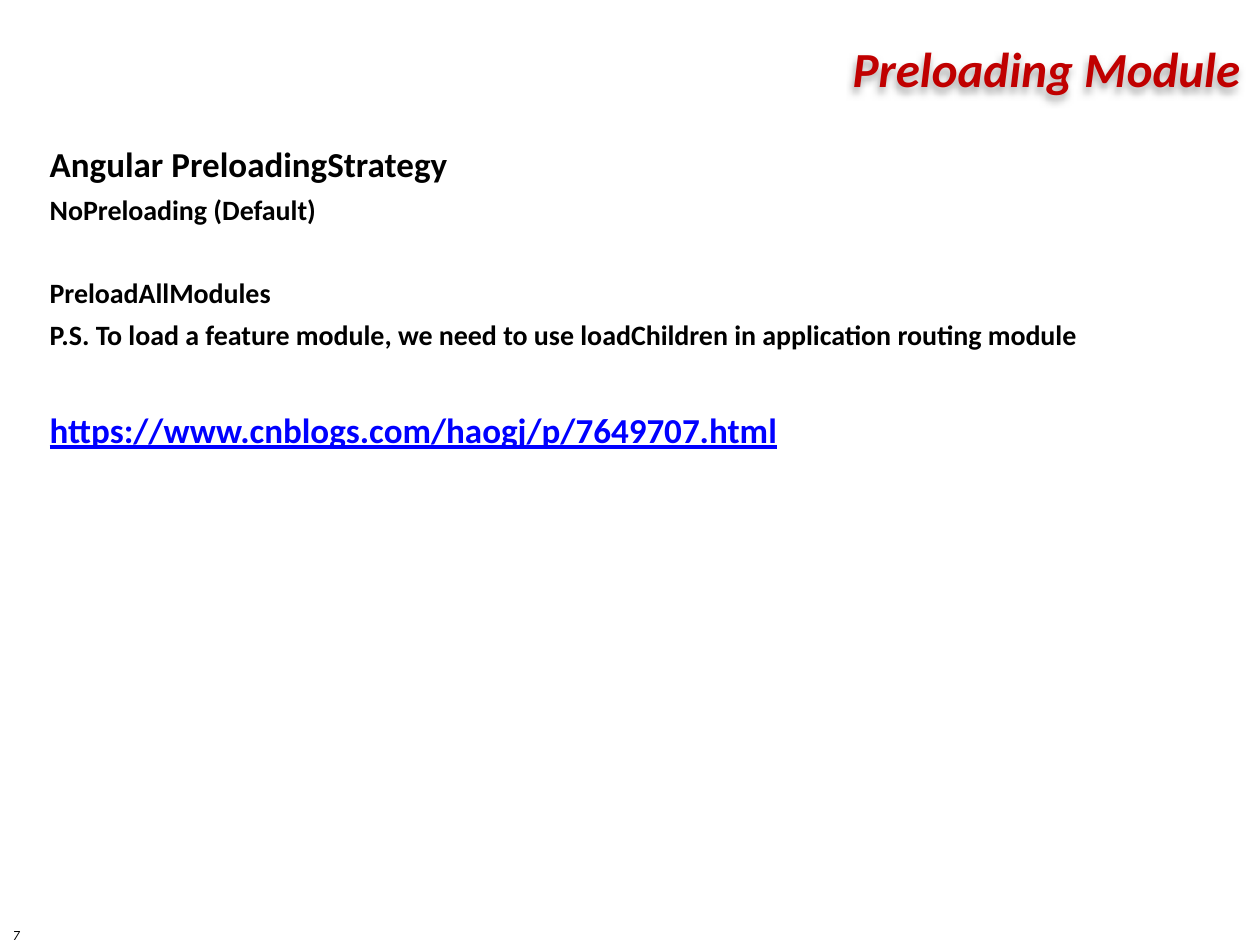
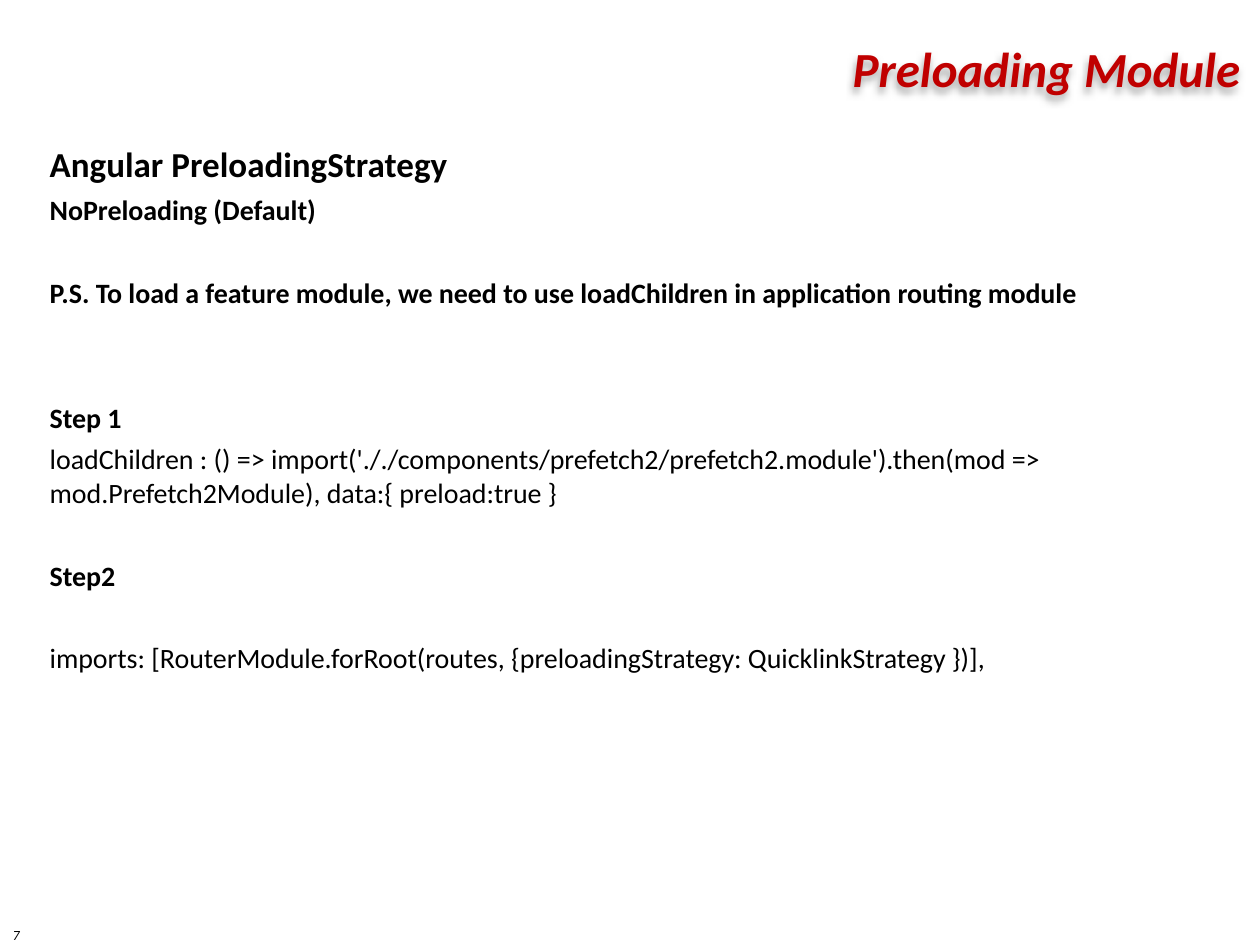
Before and after one commit to markku636/angular8study, a slide deck: slide 7 of ppt/angular_performance.pptx. Drawn at 1260x945 pixels with LibreOffice and Linux fonts; fonts in the diff are those of the drawing; background and template pictures are left out. Boxes give left, top, right and bottom in pixels: in the first picture for what was removed or moved away, otherwise in the second. Text is boxed around its words. In the diff, an @@ line names an element or a change of style, - is before the commit and + after.

```diff
--- a/ppt/angular_performance.pptx
+++ b/ppt/angular_performance.pptx
@@ text at [50, 283, 271, 304]: paragraph removed @@
-PreloadAllModules
@@ text at [50, 409, 1005, 673]: text changed; size 20 to 16 pt; text colour #0000FF to #000000; bold off @@
-https://www.cnblogs.com/haogj/p/7649707.html
+Step 1
+loadChildren : () => import('././components/prefetch2/prefetch2.module').then(mod => mod.Prefetch2Module), data:{ preload:true }
+Step2
+imports: [RouterModule.forRoot(routes, {preloadingStrategy: QuicklinkStrategy })],
```
Also in this commit, not shown: 10 other files.
